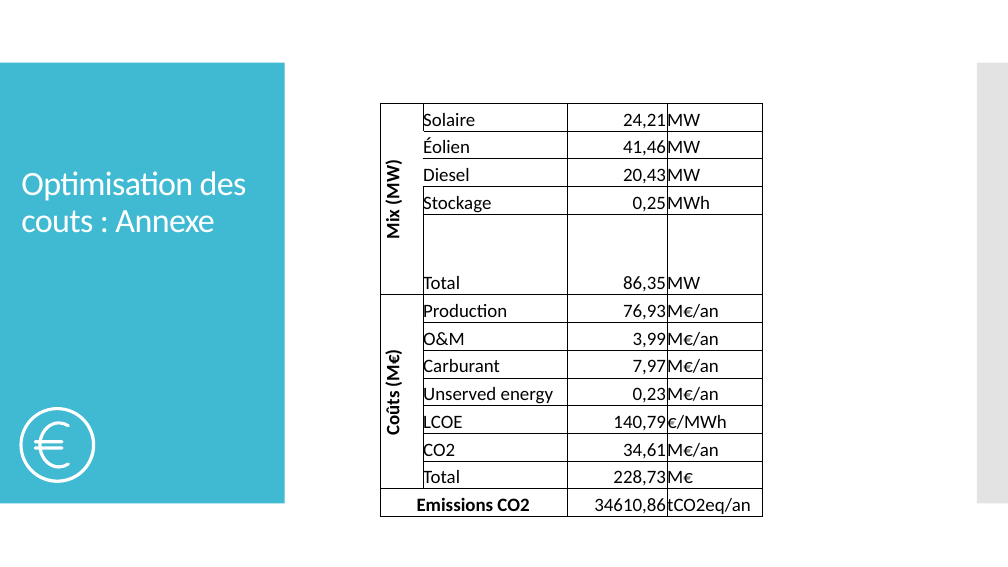
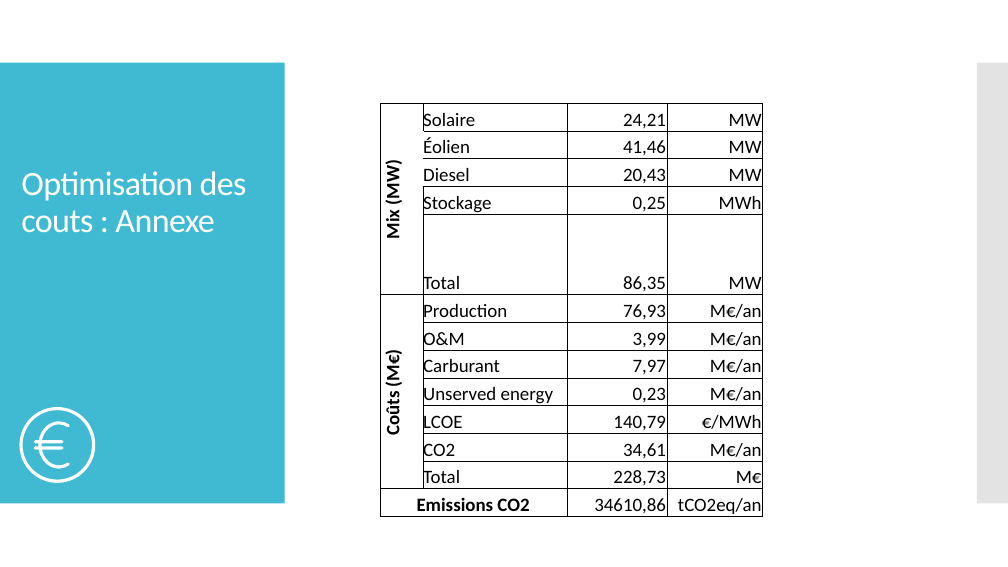
Before and after one commit to cledat/Projet-EA314, a slide deck: slide 16 of rapport.pptx. Drawn at 1008x567 pixels with LibreOffice and Linux fonts; fonts in the diff are those of the drawing. Boxes give left, top, right and bottom in pixels: in the first picture for what was removed or moved away, otherwise in the second. Text is boxed around its words. In the diff, an @@ line names an element or a change of style, - is before the commit and + after.

```diff
--- a/rapport.pptx
+++ b/rapport.pptx
@@ table at (380,104,763,521) @@
@@ alignment left to right @@
```
Also in this commit, not shown: 6 other slides changed.
